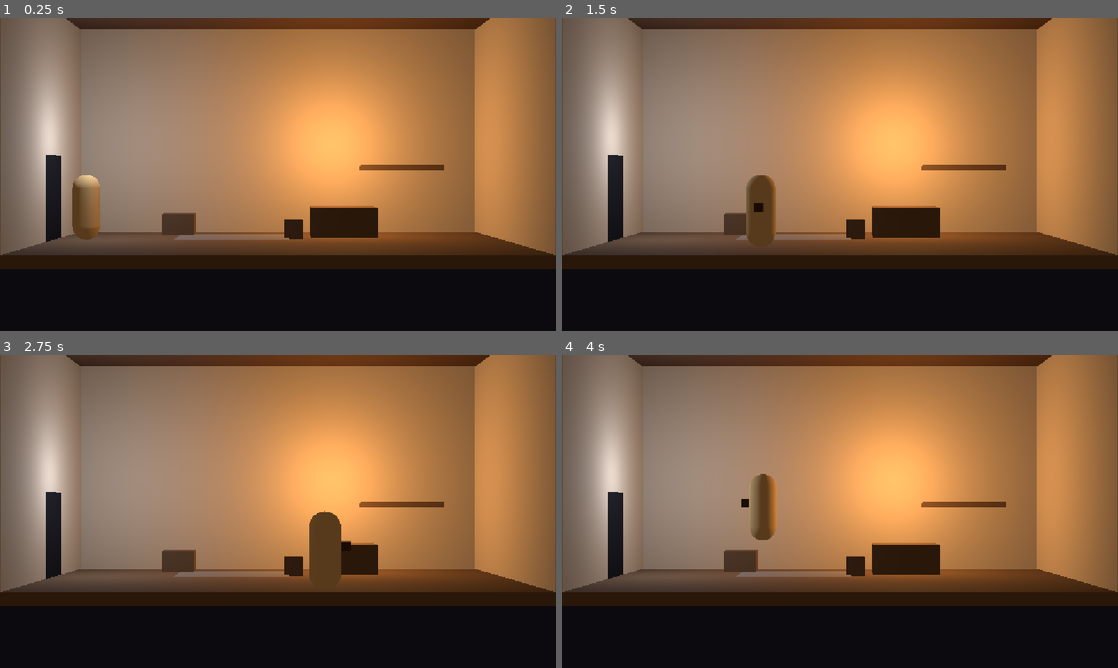
Above: before the commit, frames 1-4 (two rows, left to right).
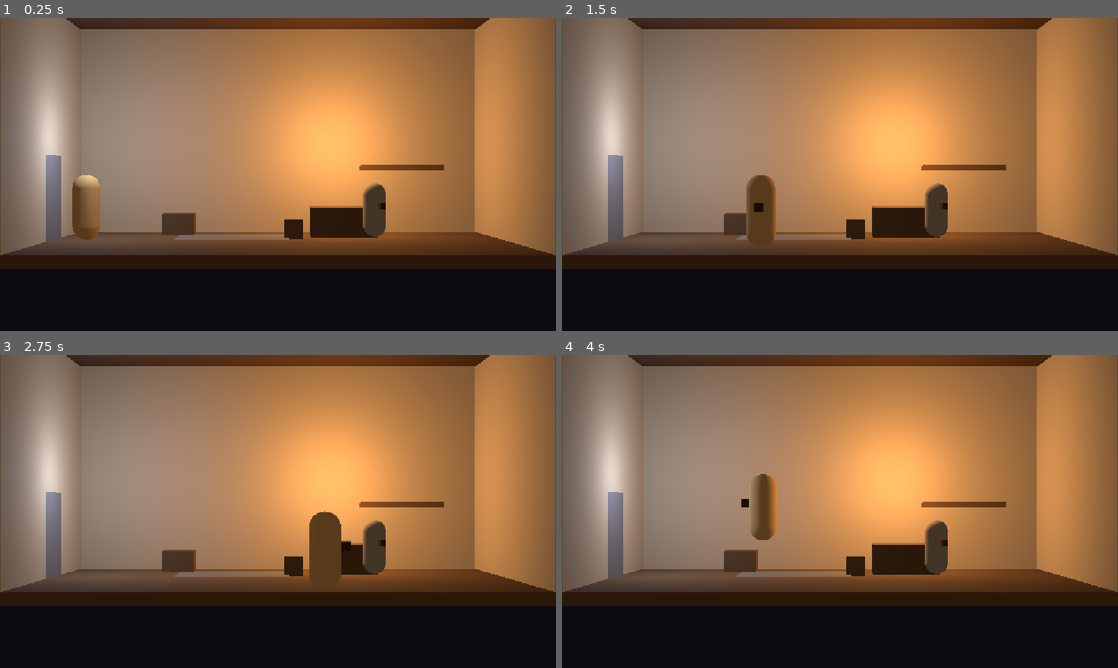
Above: after the commit, the same moments.

Repository: KQFFE/2.5D-ARPG
Game: Godot game, scene res://scenes/interior_cottage.tscn
The game is run twice, just before and just after one commit, with the same random seed, the same clock (stepped at 60 frames per second) and the same inputs. This scene is started directly instead of the project's main scene.
Inputs (mouse positions are in pixels of both pictures, inside the frame that each line leads up to):
- Up to frame 1 (0.25 s): no input
- Up to frame 2 (1.5 s): tap Enter at 0.5 s; move the mouse to (962, 158) at 0.52 s; hold D (move_right) 0.53-1.28 s; click (962, 158) at 0.6 s; tap Space (jump) at 0.77 s; move the mouse to (728, 190) at 1.27 s; hold S (move_down) from 1.28 s (still down); tap Q (dash) at 1.35 s
- Up to frame 3 (2.75 s): tap Space (jump) at 1.52 s; move the mouse to (333, 442) at 2.02 s; release S (move_down) at 2.03 s; hold D (move_right) from 2.03 s (still down); hold E (interact) from 2.03 s (still down)
- Up to frame 4 (4 s): move the mouse to (812, 574) at 2.77 s; release D (move_right) at 2.78 s; release E (interact) at 2.78 s; hold W (move_up) 2.78-3.53 s; right-click (812, 574) at 2.85 s; click (812, 574) at 2.92 s; tap Space (jump) at 3.02, 3.77 s; move the mouse to (1006, 558) at 3.52 s; hold A (move_left) from 3.53 s (still down); hold Shift (run) from 3.53 s (still down)

The runs differ from the first frame. In frame 1, 1.4% of the frame differs, in the area x 8-70%, y 43-72%; in frame 2, 1.4%; in frame 3, 1.4%; in frame 4, 1.4%.

Commit message:
Put the elder in the top-left house with a dialogue box to talk to him

Diff:
--- a/scenes/interior_cottage.tscn
+++ b/scenes/interior_cottage.tscn
@@ -1,13 +1,14 @@
-[gd_scene load_steps=27 format=3]
+[gd_scene format=3 uid="uid://cg2op1o6k06on"]
 
 [ext_resource type="PackedScene" uid="uid://be1gfrx0jghvn" path="res://entities/player/player.tscn" id="1_player"]
 [ext_resource type="Material" path="res://materials/wood.tres" id="2_wood"]
 [ext_resource type="Material" path="res://materials/wall.tres" id="3_wall"]
 [ext_resource type="Material" path="res://materials/beam.tres" id="4_beam"]
 [ext_resource type="Material" path="res://materials/stone.tres" id="5_stone"]
-[ext_resource type="Script" path="res://scripts/interior_cottage.gd" id="6_interior"]
-[ext_resource type="Script" path="res://scripts/door_trigger.gd" id="7_door"]
-[ext_resource type="Shader" path="res://shaders/occluder_fade.gdshader" id="9_fade"]
+[ext_resource type="Script" uid="uid://bwqd4uyvvkgwx" path="res://scripts/interior_cottage.gd" id="6_interior"]
+[ext_resource type="Script" uid="uid://e1bxg22axvyo" path="res://scripts/door_trigger.gd" id="7_door"]
+[ext_resource type="PackedScene" path="res://entities/npcs/npc.tscn" id="8_npc"]
+[ext_resource type="PackedScene" path="res://ui/dialogue_box.tscn" id="10_ui"]
 
 [sub_resource type="Environment" id="Environment_interior"]
 background_mode = 1
@@ -25,23 +26,19 @@
 [sub_resource type="BoxMesh" id="BoxMesh_back"]
 size = Vector3(13.2, 6, 0.3)
 
+[sub_resource type="BoxShape3D" id="BoxShape3D_wall_back"]
+size = Vector3(13.2, 6, 0.3)
+
 [sub_resource type="BoxMesh" id="BoxMesh_side"]
 size = Vector3(0.3, 6, 8)
 
+[sub_resource type="BoxShape3D" id="BoxShape3D_wall_side"]
+size = Vector3(0.3, 6, 8)
+
 [sub_resource type="BoxMesh" id="BoxMesh_ceiling"]
 size = Vector3(13.2, 0.3, 8)
 
 [sub_resource type="ShaderMaterial" id="ShaderMaterial_doorway"]
-shader = ExtResource("9_fade")
-shader_parameter/albedo = Color(0.04, 0.04, 0.05, 1)
-shader_parameter/roughness = 1.0
-shader_parameter/metallic = 0.0
-shader_parameter/emission_color = Color(0, 0, 0, 1)
-shader_parameter/emission_energy = 0.0
-shader_parameter/fade_center = Vector3(0, 0, 0)
-shader_parameter/fade_radius = 10.0
-shader_parameter/fade_min_alpha = 0.25
-shader_parameter/fade_softness = 0.35
 
 [sub_resource type="BoxMesh" id="BoxMesh_doorway"]
 size = Vector3(0.12, 2.2, 1.4)
@@ -70,143 +67,150 @@
 [sub_resource type="BoxShape3D" id="BoxShape3D_exit"]
 size = Vector3(2.4, 2.4, 1.6)
 
-[sub_resource type="BoxShape3D" id="BoxShape3D_wall_back"]
-size = Vector3(13.2, 6, 0.3)
-
-[sub_resource type="BoxShape3D" id="BoxShape3D_wall_side"]
-size = Vector3(0.3, 6, 8)
-
-[node name="InteriorCottage" type="Node3D"]
+[node name="InteriorCottage" type="Node3D" unique_id=87226583]
 script = ExtResource("6_interior")
 
-[node name="Environment" type="WorldEnvironment" parent="."]
+[node name="Environment" type="WorldEnvironment" parent="." unique_id=2099346001]
 environment = SubResource("Environment_interior")
 
-[node name="HearthLight" type="OmniLight3D" parent="."]
+[node name="HearthLight" type="OmniLight3D" parent="." unique_id=221256392]
 transform = Transform3D(1, 0, 0, 0, 1, 0, 0, 0, 1, 1.6, 2.6, -1)
 light_color = Color(1, 0.72, 0.45, 1)
 light_energy = 3.2
 omni_range = 9.0
 
-[node name="DoorLight" type="OmniLight3D" parent="."]
+[node name="DoorLight" type="OmniLight3D" parent="." unique_id=268496465]
 transform = Transform3D(1, 0, 0, 0, 1, 0, 0, 0, 1, -4.6, 2.6, 0.5)
 light_color = Color(0.8, 0.85, 1, 1)
 light_energy = 1.6
 omni_range = 7.0
 
-[node name="Room" type="Node3D" parent="."]
-
-[node name="Floor" type="StaticBody3D" parent="Room"]
-
-[node name="Mesh" type="MeshInstance3D" parent="Room/Floor"]
+[node name="Room" type="Node3D" parent="." unique_id=2034252937]
+
+[node name="Floor" type="StaticBody3D" parent="Room" unique_id=1232220470]
+
+[node name="Mesh" type="MeshInstance3D" parent="Room/Floor" unique_id=276454515]
 transform = Transform3D(1, 0, 0, 0, 1, 0, 0, 0, 1, 0, -0.15, 0)
 material_override = ExtResource("2_wood")
 mesh = SubResource("BoxMesh_floor")
 
-[node name="Collision" type="CollisionShape3D" parent="Room/Floor"]
+[node name="Collision" type="CollisionShape3D" parent="Room/Floor" unique_id=1956072653]
 transform = Transform3D(1, 0, 0, 0, 1, 0, 0, 0, 1, 0, -0.15, 0)
 shape = SubResource("BoxShape3D_floor")
 
-[node name="BackWall" type="StaticBody3D" parent="Room"]
-
-[node name="Mesh" type="MeshInstance3D" parent="Room/BackWall"]
+[node name="BackWall" type="StaticBody3D" parent="Room" unique_id=155383756]
+
+[node name="Mesh" type="MeshInstance3D" parent="Room/BackWall" unique_id=79388031]
 transform = Transform3D(1, 0, 0, 0, 1, 0, 0, 0, 1, 0, 3, -3)
 material_override = ExtResource("3_wall")
 mesh = SubResource("BoxMesh_back")
 
-[node name="Collision" type="CollisionShape3D" parent="Room/BackWall"]
+[node name="Collision" type="CollisionShape3D" parent="Room/BackWall" unique_id=159674324]
 transform = Transform3D(1, 0, 0, 0, 1, 0, 0, 0, 1, 0, 3, -3)
 shape = SubResource("BoxShape3D_wall_back")
 
-[node name="SideWallLeft" type="StaticBody3D" parent="Room"]
-
-[node name="Mesh" type="MeshInstance3D" parent="Room/SideWallLeft"]
+[node name="SideWallLeft" type="StaticBody3D" parent="Room" unique_id=1435216403]
+
+[node name="Mesh" type="MeshInstance3D" parent="Room/SideWallLeft" unique_id=1828401933]
 transform = Transform3D(1, 0, 0, 0, 1, 0, 0, 0, 1, -6, 3, 0)
 material_override = ExtResource("3_wall")
 mesh = SubResource("BoxMesh_side")
 
-[node name="Collision" type="CollisionShape3D" parent="Room/SideWallLeft"]
+[node name="Collision" type="CollisionShape3D" parent="Room/SideWallLeft" unique_id=1586384808]
 transform = Transform3D(1, 0, 0, 0, 1, 0, 0, 0, 1, -6, 3, 0)
 shape = SubResource("BoxShape3D_wall_side")
 
-[node name="SideWallRight" type="StaticBody3D" parent="Room"]
-
-[node name="Mesh" type="MeshInstance3D" parent="Room/SideWallRight"]
+[node name="SideWallRight" type="StaticBody3D" parent="Room" unique_id=887864304]
+
+[node name="Mesh" type="MeshInstance3D" parent="Room/SideWallRight" unique_id=1670837127]
 transform = Transform3D(1, 0, 0, 0, 1, 0, 0, 0, 1, 6, 3, 0)
 material_override = ExtResource("3_wall")
 mesh = SubResource("BoxMesh_side")
 
-[node name="Collision" type="CollisionShape3D" parent="Room/SideWallRight"]
+[node name="Collision" type="CollisionShape3D" parent="Room/SideWallRight" unique_id=1757378055]
 transform = Transform3D(1, 0, 0, 0, 1, 0, 0, 0, 1, 6, 3, 0)
 shape = SubResource("BoxShape3D_wall_side")
 
-[node name="FrontBarrier" type="StaticBody3D" parent="Room"]
-
-[node name="Collision" type="CollisionShape3D" parent="Room/FrontBarrier"]
+[node name="FrontBarrier" type="StaticBody3D" parent="Room" unique_id=677346023]
+
+[node name="Collision" type="CollisionShape3D" parent="Room/FrontBarrier" unique_id=797369453]
 transform = Transform3D(1, 0, 0, 0, 1, 0, 0, 0, 1, 0, 3, 4)
 shape = SubResource("BoxShape3D_wall_back")
 
-[node name="Ceiling" type="MeshInstance3D" parent="Room"]
+[node name="Ceiling" type="MeshInstance3D" parent="Room" unique_id=321982900]
 transform = Transform3D(1, 0, 0, 0, 1, 0, 0, 0, 1, 0, 6.15, 0)
 material_override = ExtResource("4_beam")
 mesh = SubResource("BoxMesh_ceiling")
 
-[node name="ExitDoorHole" type="MeshInstance3D" parent="Room"]
+[node name="ExitDoorHole" type="MeshInstance3D" parent="Room" unique_id=38357590]
 transform = Transform3D(1, 0, 0, 0, 1, 0, 0, 0, 1, -5.9, 1.1, 0)
 material_override = SubResource("ShaderMaterial_doorway")
 mesh = SubResource("BoxMesh_doorway")
 
-[node name="Rug" type="MeshInstance3D" parent="Room"]
+[node name="Rug" type="MeshInstance3D" parent="Room" unique_id=305287773]
 transform = Transform3D(1, 0, 0, 0, 1, 0, 0, 0, 1, -1.2, 0.01, -0.8)
 material_override = ExtResource("5_stone")
 mesh = SubResource("BoxMesh_rug")
 
-[node name="Table" type="StaticBody3D" parent="Room"]
-
-[node name="Mesh" type="MeshInstance3D" parent="Room/Table"]
+[node name="Table" type="StaticBody3D" parent="Room" unique_id=386660954]
+
+[node name="Mesh" type="MeshInstance3D" parent="Room/Table" unique_id=2046737512]
 transform = Transform3D(1, 0, 0, 0, 1, 0, 0, 0, 1, 1.8, 0.4, -1.2)
 material_override = ExtResource("2_wood")
 mesh = SubResource("BoxMesh_table")
 
-[node name="Collision" type="CollisionShape3D" parent="Room/Table"]
+[node name="Collision" type="CollisionShape3D" parent="Room/Table" unique_id=1803100960]
 transform = Transform3D(1, 0, 0, 0, 1, 0, 0, 0, 1, 1.8, 0.4, -1.2)
 shape = SubResource("BoxShape3D_table")
 
-[node name="Stool" type="MeshInstance3D" parent="Room"]
+[node name="Stool" type="MeshInstance3D" parent="Room" unique_id=77670527]
 transform = Transform3D(1, 0, 0, 0, 1, 0, 0, 0, 1, 0.4, 0.25, -0.6)
 material_override = ExtResource("2_wood")
 mesh = SubResource("BoxMesh_stool")
 
-[node name="Shelf" type="MeshInstance3D" parent="Room"]
+[node name="Shelf" type="MeshInstance3D" parent="Room" unique_id=1387172498]
 transform = Transform3D(1, 0, 0, 0, 1, 0, 0, 0, 1, 3.6, 1.9, -2.5)
 material_override = ExtResource("2_wood")
 mesh = SubResource("BoxMesh_shelf")
 
-[node name="Chest" type="StaticBody3D" parent="Room"]
-
-[node name="Mesh" type="MeshInstance3D" parent="Room/Chest"]
+[node name="Chest" type="StaticBody3D" parent="Room" unique_id=484560783]
+
+[node name="Mesh" type="MeshInstance3D" parent="Room/Chest" unique_id=745188203]
 transform = Transform3D(1, 0, 0, 0, 1, 0, 0, 0, 1, -2.8, 0.3, -1.8)
 material_override = ExtResource("2_wood")
 mesh = SubResource("BoxMesh_chest")
 
-[node name="Collision" type="CollisionShape3D" parent="Room/Chest"]
+[node name="Collision" type="CollisionShape3D" parent="Room/Chest" unique_id=1043016440]
 transform = Transform3D(1, 0, 0, 0, 1, 0, 0, 0, 1, -2.8, 0.3, -1.8)
 shape = SubResource("BoxShape3D_chest")
 
-[node name="Player" parent="." instance=ExtResource("1_player")]
+[node name="Player" parent="." unique_id=1267428018 instance=ExtResource("1_player")]
 transform = Transform3D(1, 0, 0, 0, 1, 0, 0, 0, 1, -4.6, 0.05, 0)
 
-[node name="RoomCamera" type="Camera3D" parent="."]
+[node name="Elder" parent="." unique_id=452040136 instance=ExtResource("8_npc")]
+transform = Transform3D(0, 0, 1, 0, 1, 0, -1, 0, 0, 2.5, 0.05, -0.8)
+speaker_name = "The Elder"
+body_color = Color(0.68, 0.65, 0.58, 1)
+body_scale = 0.92
+lines = PackedStringArray("You came in through my door. Few do, these days.", "I have watched that gate since before your mother was born.", "The fields are never quiet now. I hear them at night, scratching at the fence.", "An old man is little use against them. But you - you still have your legs.")
+speed = 0.6
+wander_radius = 0.9
+pause_min = 3.0
+pause_max = 6.0
+
+[node name="UI" parent="." unique_id=861801237 instance=ExtResource("10_ui")]
+
+[node name="RoomCamera" type="Camera3D" parent="." unique_id=1067198910]
 transform = Transform3D(1, 0, 0, 0, 1, 0, 0, 0, 1, 0, 1.7, 21)
 current = true
 fov = 22.0
 
-[node name="ExitDoor" type="Area3D" parent="."]
+[node name="ExitDoor" type="Area3D" parent="." unique_id=1316022355]
 transform = Transform3D(1, 0, 0, 0, 1, 0, 0, 0, 1, -6, 1.1, 0)
 script = ExtResource("7_door")
 target_scene = "res://main.tscn"
 leads_inside = false
 outward = Vector3(-1, 0, 0)
 
-[node name="ExitShape" type="CollisionShape3D" parent="ExitDoor"]
+[node name="ExitShape" type="CollisionShape3D" parent="ExitDoor" unique_id=748186416]
 shape = SubResource("BoxShape3D_exit")
Not shown, changed: README.md
